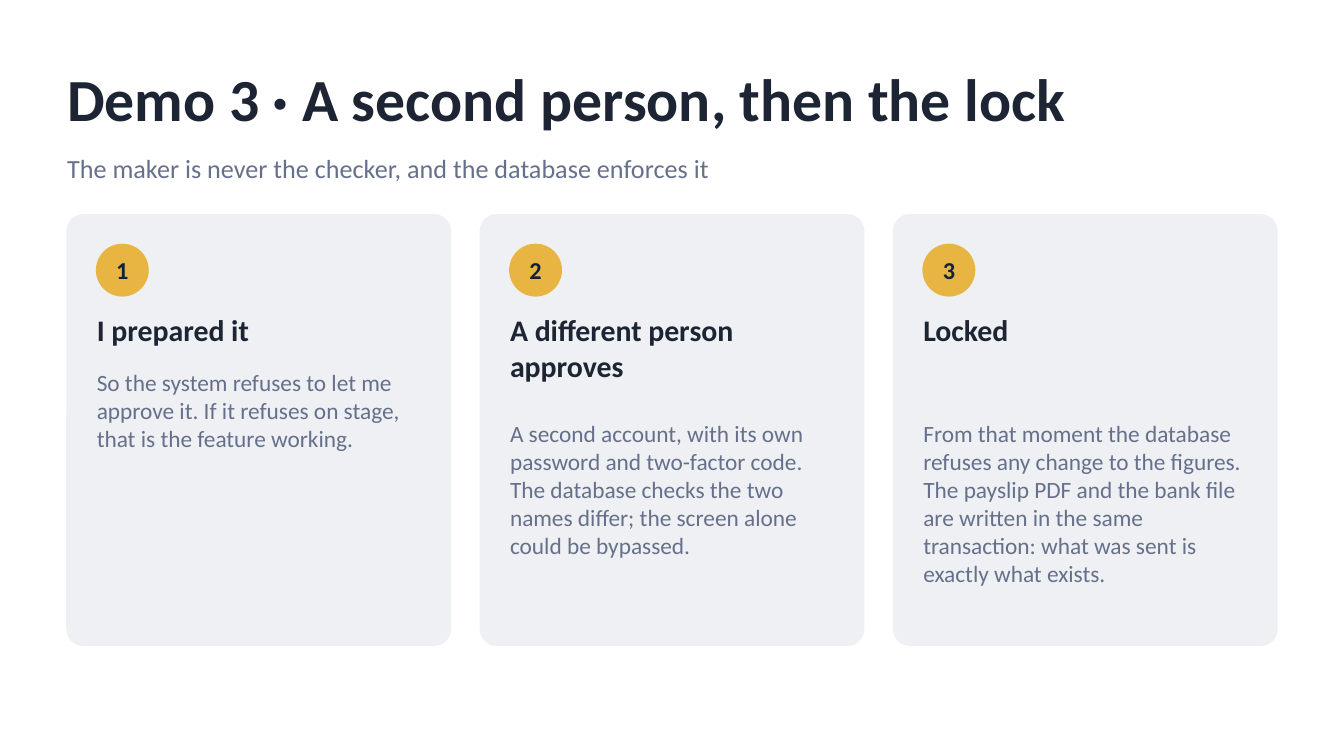
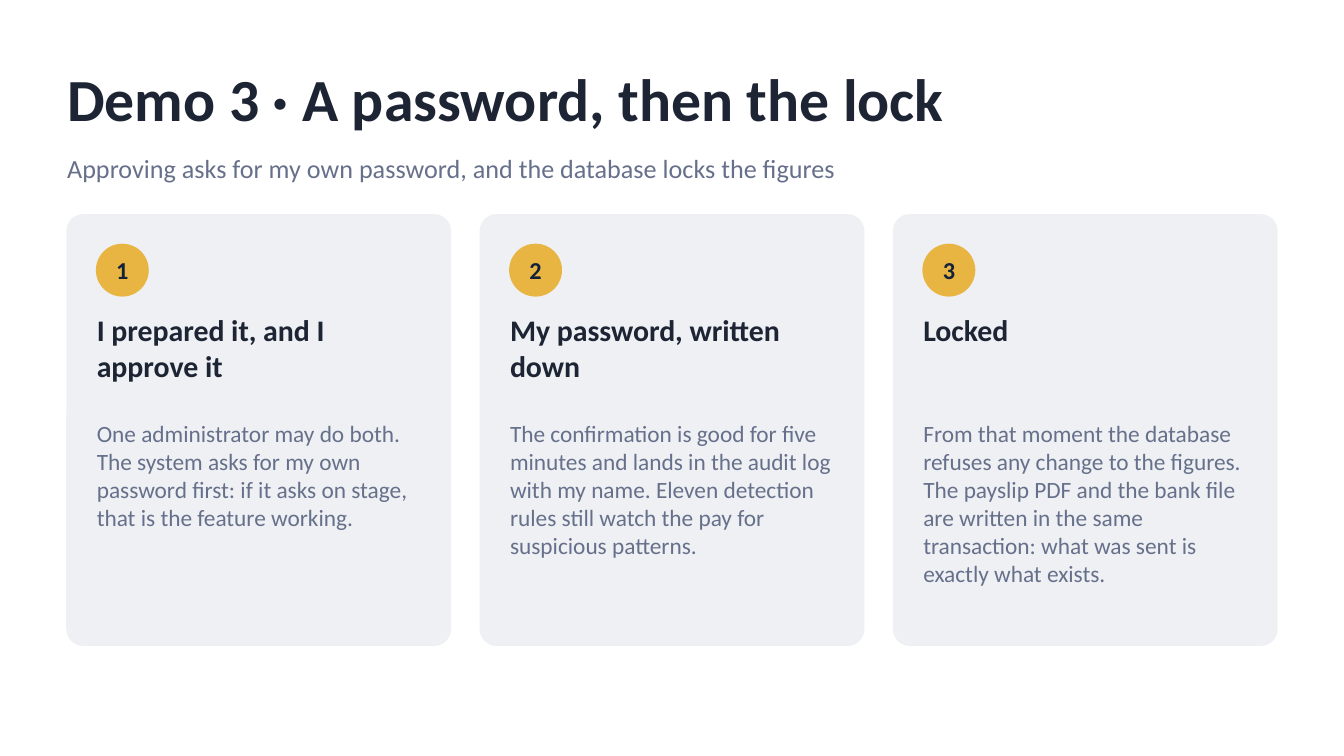
Before and after one commit to TEAM-DEVV/samtec-security-system, a slide deck: slide 10 of docs/guides/SAMTEC-defence-slides.pptx. Drawn at 1344x756 pixels with LibreOffice and Linux fonts; fonts in the diff are those of the drawing. Boxes give left, top, right and bottom in pixels: in the first picture for what was removed or moved away, otherwise in the second. Text is boxed around its words. In the diff, an @@ line names an element or a change of style, - is before the commit and + after.

```diff
--- a/docs/guides/SAMTEC-defence-slides.pptx
+++ b/docs/guides/SAMTEC-defence-slides.pptx
@@ text at box(67, 79, 943, 131): text changed @@
-Demo 3 · A second person, then the lock
+Demo 3 · A password, then the lock
@@ text at box(67, 160, 835, 183): text changed @@
-The maker is never the checker, and the database enforces it
+Approving asks for my own password, and the database locks the figures
@@ text at box(97, 320, 325, 382): text changed @@
-I prepared it
+I prepared it, and I approve it
@@ text at box(510, 320, 780, 377): text changed @@
-A different person approves
+My password, written down
@@ text at box(97, 426, 407, 530): text changed @@
-So the system refuses to let me approve it. If it refuses on stage, that is the feature working.
+One administrator may do both. The system asks for my own password first: if it asks on stage, that is the feature working.
@@ text at box(510, 426, 831, 558): text changed @@
-A second account, with its own password and two-factor code. The database checks the two names differ; the screen alone could be bypassed.
+The confirmation is good for five minutes and lands in the audit log with my name. Eleven detection rules still watch the pay for suspicious patterns.
```
Also in this commit, not shown: 3 other slides changed, 22 other files.
